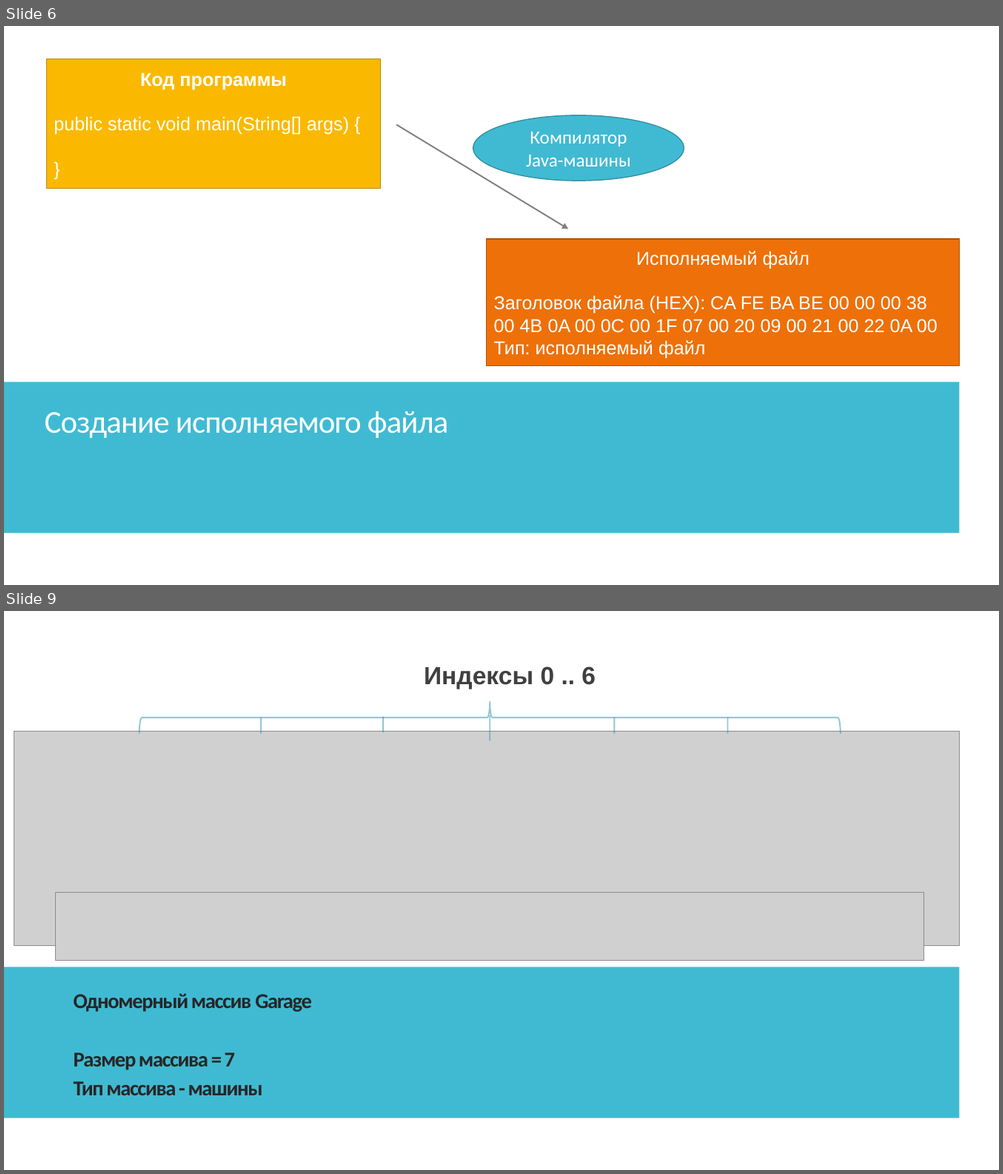
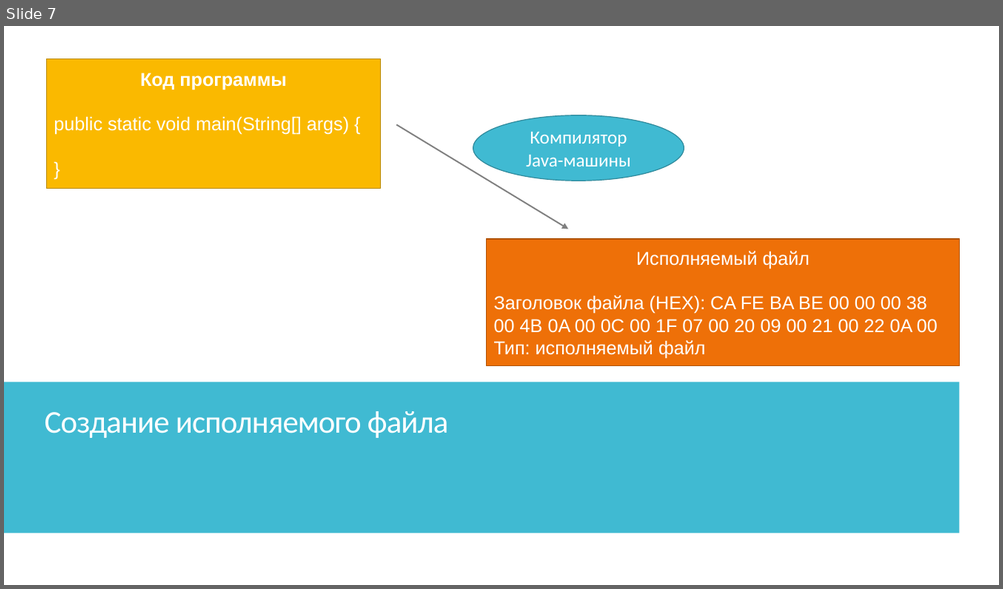
Before and after one commit to IriEfremova/LessonsCube, a slide deck: Samsung/Lesson8/ArraysPracticum.pptx. Shown one above the other, each under a label of ours: slides 6 and 9 before the commit, slide 7 after it; the slides between them are not shown. The pictures are 1003x1174 and 1003x589 pixels, drawn with LibreOffice and Linux fonts; fonts in the diff are those of the drawing; grey boxes stand for pictures. Boxes give left, top, right and bottom in pixels: in the first picture for what was removed or moved away, otherwise in the second. Text is boxed around its words. In the diff, an @@ line names an element or a change of style, - is before the commit and + after.

```diff
--- a/Samsung/Lesson8/ArraysPracticum.pptx
+++ b/Samsung/Lesson8/ArraysPracticum.pptx
@@ slide 9 removed at [4,611,999,1170], background #FFFFFF; not listed: 2 template elements that a slide beside it also shows @@
@@ rectangle removed at [4,611,999,1170] @@
@@ text removed at [424,667,595,689] @@
-Индексы 0 .. 6
@@ right brace removed at [139,702,841,734] @@
@@ line removed from (261, 718) to (261, 733) @@
@@ line removed from (383, 717) to (383, 732) @@
@@ line removed from (489, 715) to (489, 741) @@
@@ line removed from (614, 718) to (614, 733) @@
@@ line removed from (728, 718) to (728, 733) @@
@@ picture removed at [14,731,959,945] @@
@@ picture removed at [56,892,923,960] @@
@@ rectangle removed at [4,968,959,1119] @@
@@ text removed at [74,994,312,1096] @@
-Одномерный массив Garage
-Размер массива = 7
-Тип массива - машины
@@ what was slide 6 is now slide 7 @@
```
Also in this commit, not shown: 1 slide changed, 7 slides added, 16 other slides removed, 5 other files.
